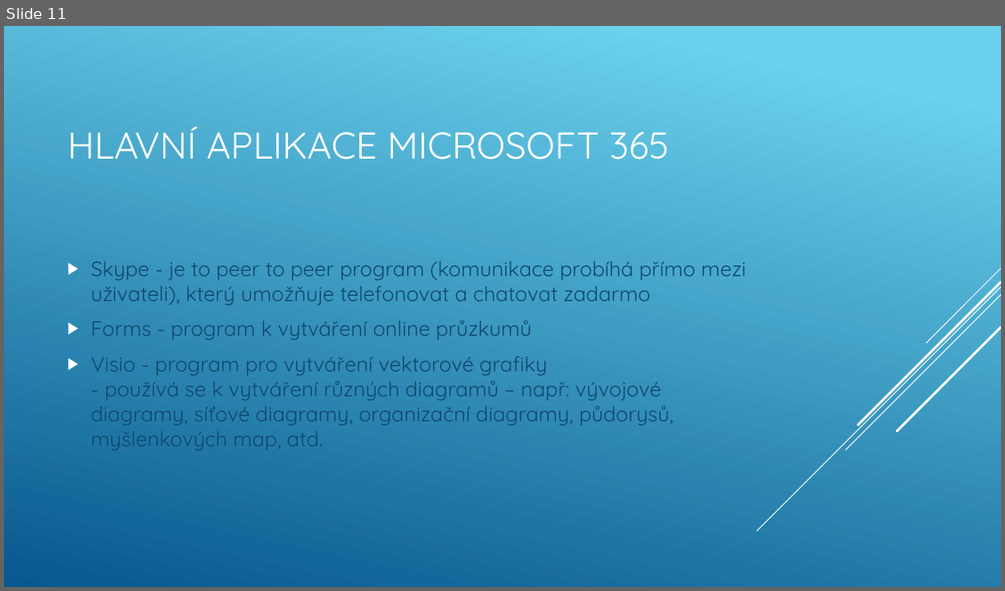
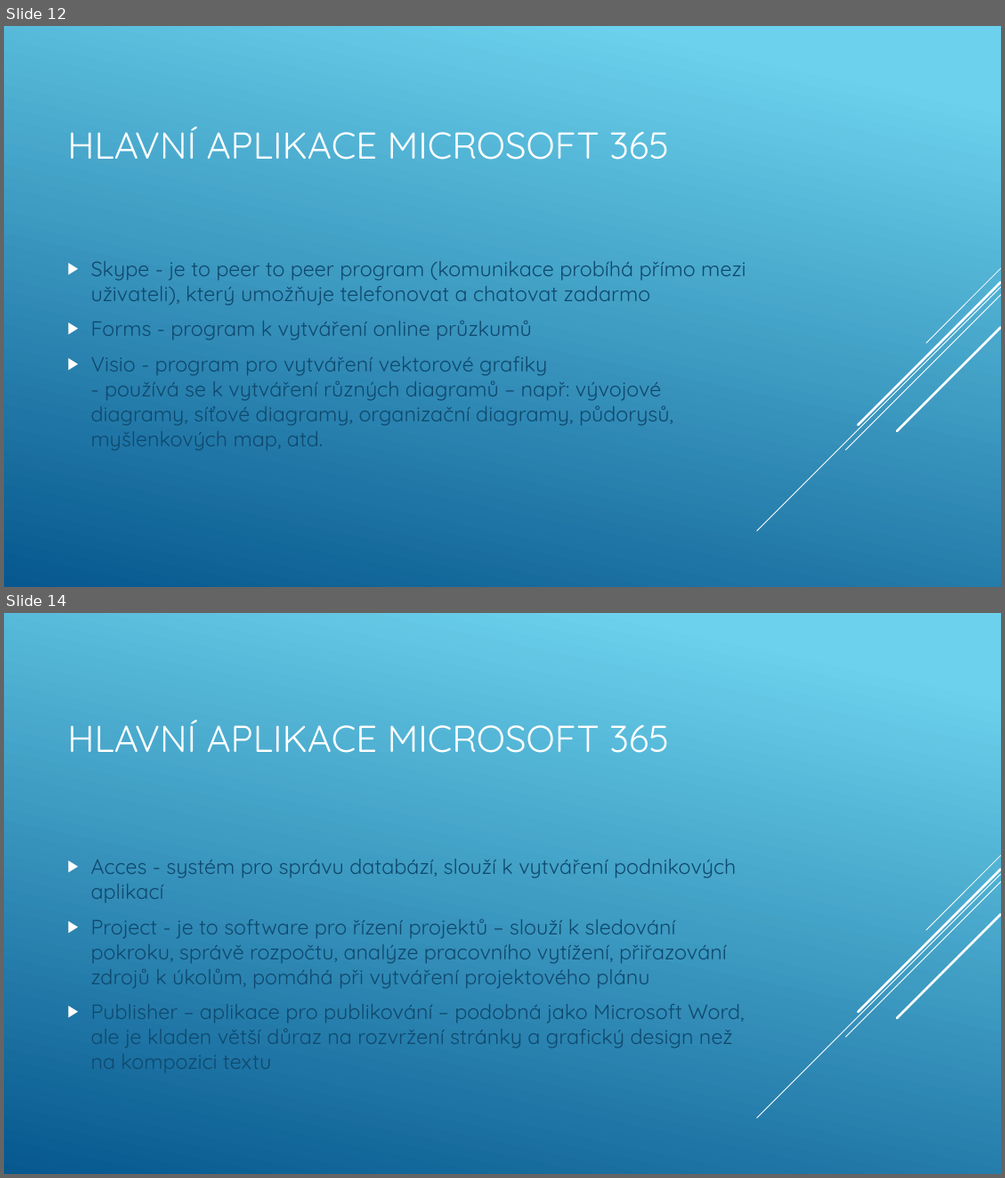
Before and after one commit to machacekadam/Office-365-a-jeho-mo-nosti, a slide deck: Machacek.pptx. Shown one above the other, each under a label of ours: slide 11 before the commit, slides 12 and 14 after it; the slides between them are not shown. The pictures are 1005x591 and 1005x1178 pixels, drawn with LibreOffice and Linux fonts; fonts in the diff are those of the drawing. Boxes give left, top, right and bottom in pixels: in the first picture for what was removed or moved away, otherwise in the second. Text is boxed around its words. In the diff, an @@ line names an element or a change of style, - is before the commit and + after.

```diff
--- a/Machacek.pptx
+++ b/Machacek.pptx
@@ slide 14 added at (x1=4, y1=613, x2=1001, y2=1174), background gradient #6ED2EB to #06588E; not listed: 5 template elements that a slide beside it also shows @@
@@ title added at (x1=67, y1=720, x2=669, y2=753), 36 pt, text #FFFFFF @@
+HLAVNÍ APLIKACE MICROSOFT 365
@@ text added at (x1=91, y1=859, x2=744, y2=1069), 20 pt, text #0F496F @@
+▶ Acces - systém pro správu databází, slouží k vytváření podnikových aplikací
+▶ Project - je to software pro řízení projektů – slouží k sledování pokroku, správě rozpočtu, analýze pracovního vytížení, přiřazování zdrojů k úkolům, pomáhá při vytváření projektového plánu
+▶ Publisher – aplikace pro publikování – podobná jako Microsoft Word, ale je kladen větší důraz na rozvržení stránky a grafický design než na kompozici textu
@@ what was slide 11 is now slide 12 @@
```
Also in this commit, not shown: 2 slides changed, 3 other slides added.
